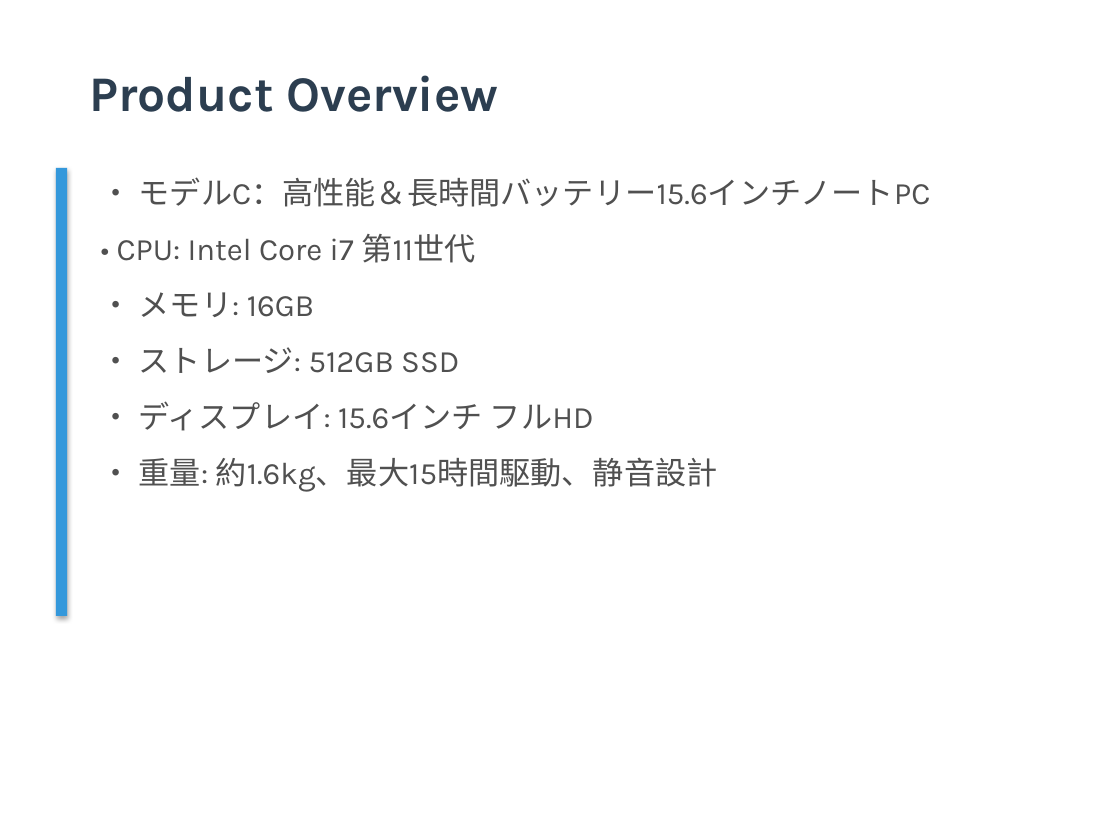
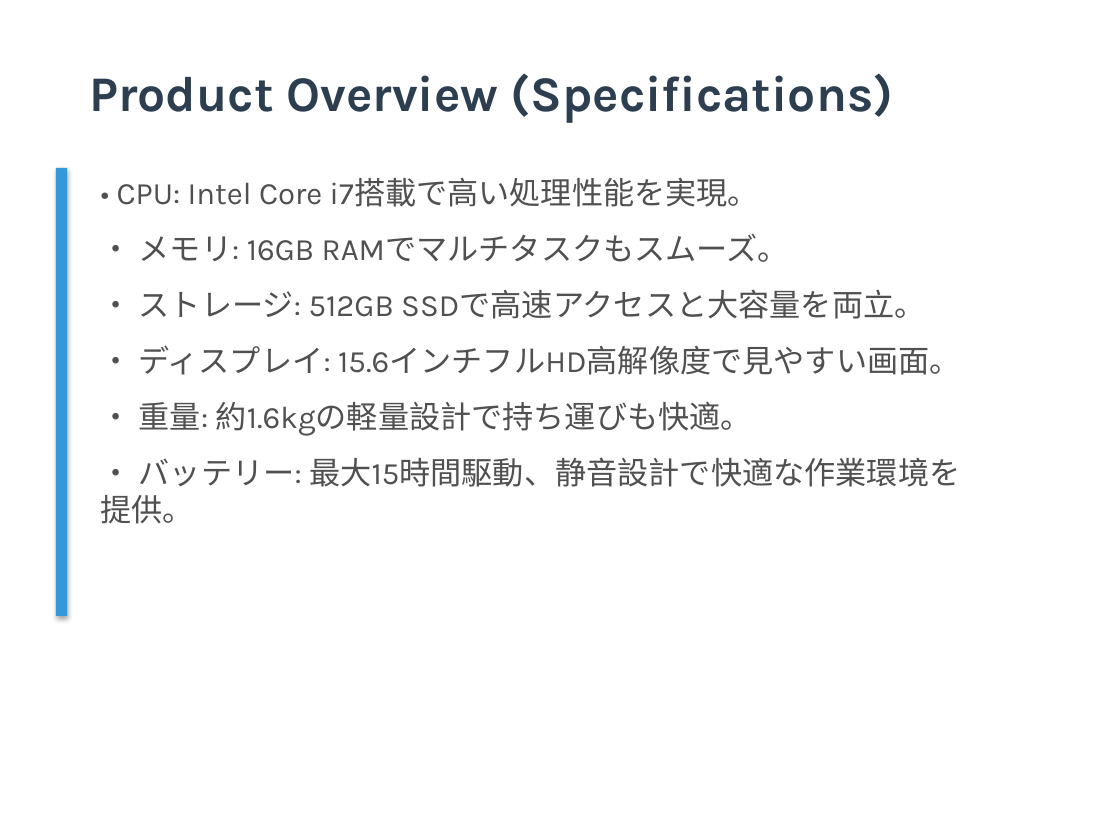
Before and after one commit to TejasGupta-27/b2b-sales-backend, a slide deck: slide 4 of Data/pitch_decks/pitch_deck_001.pptx. Drawn at 1120x840 pixels with LibreOffice and Linux fonts; fonts in the diff are those of the drawing. Boxes give left, top, right and bottom in pixels: in the first picture for what was removed or moved away, otherwise in the second. Text is boxed around its words. In the diff, an @@ line names an element or a change of style, - is before the commit and + after.

```diff
--- a/Data/pitch_decks/pitch_deck_001.pptx
+++ b/Data/pitch_decks/pitch_deck_001.pptx
@@ text at (x1=89, y1=73, x2=893, y2=123): text changed @@
-Product Overview
+Product Overview (Specifications)
@@ text at (x1=101, y1=178, x2=961, y2=524): text changed @@
-• モデルC：高性能＆長時間バッテリー15.6インチノートPC
-• CPU: Intel Core i7 第11世代
-• メモリ: 16GB
-• ストレージ: 512GB SSD
-• ディスプレイ: 15.6インチ フルHD
-• 重量: 約1.6kg、最大15時間駆動、静音設計
+• CPU: Intel Core i7搭載で高い処理性能を実現。
+• メモリ: 16GB RAMでマルチタスクもスムーズ。
+• ストレージ: 512GB SSDで高速アクセスと大容量を両立。
+• ディスプレイ: 15.6インチフルHD高解像度で見やすい画面。
+• 重量: 約1.6kgの軽量設計で持ち運びも快適。
+• バッテリー: 最大15時間駆動、静音設計で快適な作業環境を提供。
```
Also in this commit, not shown: 8 other slides changed, 5 other files.
